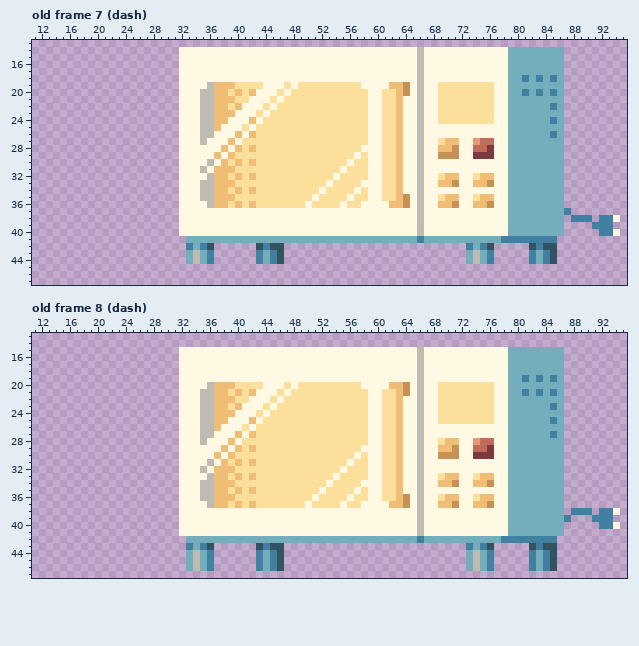
Two states of a pixel-art file, docs/img/renchin.ase. The picture above was drawn from the file before the commit.
96x48 pixels, 17 frames. Shown: old frame 7 (dash): x 11..95, y 13..47; old frame 8 (dash): x 11..95, y 13..47. The commit also changed other frames, which this record leaves out.
After:
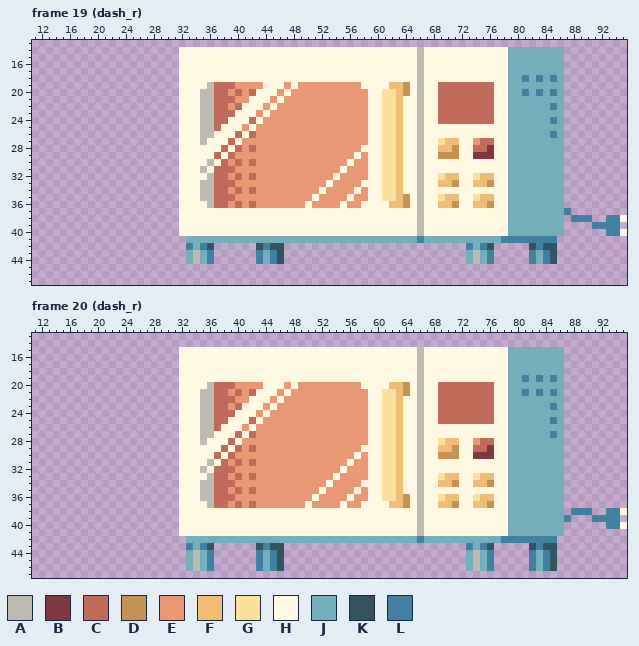
Palette (. is transparent): A #bebbb2  B #7d3840  C #c16c5b  D #c59154  E #e89973  F #f0bd77  G #fbdf9b  H #fff9e4  J #74adbb  K #32535f  L #4180a0
A new or re-ordered frame is compared with the old frame closest to it.
From old to new:
frames 17 -> 25
Changed rows in their new state; - is an unchanged pixel.
Frame 19 (dash_r) is new; against old frame 7 (dash), layer "Layer 1":
first column x 37:
19 CCCEEEE---E-EEEEEEEEE-----------CCCCCCCC-------------------
20 CCECEC---E-EEEEEEEEEEE----------CCCCCCCC-------------------
21 CCCEE---E-EEEEEEEEEEEE----------CCCCCCCC-------------------
22 CCEC---E-EEEEEEEEEEEEE----------CCCCCCCC-------------------
23 CCC---E-EEEEEEEEEEEEEE----------CCCCCCCC-------------------
24 CC---C-EEEEEEEEEEEEEEE----------CCCCCCCC-------------------
25 C---E-EEEEEEEEEEEEEEEE-------------------------------------
26 ---C-CEEEEEEEEEEEEEEEE-------------------------------------
27 --C-EEEEEEEEEEEEEEEEEE-------------------------------------
28 -C-CECEEEEEEEEEEEEEEE--------------------------------------
29 C-CEEEEEEEEEEEEEEEEE-E-------------------------------------
30 -CECECEEEEEEEEEEEEE-EE-------------------------------------
31 CCCEEEEEEEEEEEEEEE-EEE-------------------------------------
32 CCECECEEEEEEEEEEE-EEEE-------------------------------------
33 CCCEEEEEEEEEEEEE-EEEE--------------------------------------
34 CCECECEEEEEEEEE-EEEE-E-------------------------------------
35 CCCEEEEEEEEEEE-EEEE-EE-------------------------------------
36 CCECECEEEEEEE-EEEE-EE--------------------------------------
38 -------------------------------------------------------.-LH
39 ---------------------------------------------------------L-
40 -------------------------------------------------------.-LH
Frame 20 (dash_r) is new; against old frame 8 (dash), layer "Layer 1":
first column x 37:
20 CCCEEEE---E-EEEEEEEEE-----------CCCCCCCC-------------------
21 CCECEC---E-EEEEEEEEEEE----------CCCCCCCC-------------------
22 CCCEE---E-EEEEEEEEEEEE----------CCCCCCCC-------------------
23 CCEC---E-EEEEEEEEEEEEE----------CCCCCCCC-------------------
24 CCC---E-EEEEEEEEEEEEEE----------CCCCCCCC-------------------
25 CC---C-EEEEEEEEEEEEEEE----------CCCCCCCC-------------------
26 C---E-EEEEEEEEEEEEEEEE-------------------------------------
27 ---C-CEEEEEEEEEEEEEEEE-------------------------------------
28 --C-EEEEEEEEEEEEEEEEEE-------------------------------------
29 -C-CECEEEEEEEEEEEEEEE--------------------------------------
30 C-CEEEEEEEEEEEEEEEEE-E-------------------------------------
31 -CECECEEEEEEEEEEEEE-EE-------------------------------------
32 CCCEEEEEEEEEEEEEEE-EEE-------------------------------------
33 CCECECEEEEEEEEEEE-EEEE-------------------------------------
34 CCCEEEEEEEEEEEEE-EEEE--------------------------------------
35 CCECECEEEEEEEEE-EEEE-E-------------------------------------
36 CCCEEEEEEEEEEE-EEEE-EE-------------------------------------
37 CCECECEEEEEEE-EEEE-EE--------------------------------------
38 -------------------------------------------------------.-LH
39 ---------------------------------------------------------L-
40 -------------------------------------------------------.-LH
Where, in picture pixels (left, top, right, bottom), the same in both pictures:
changed: (214, 82, 368, 208)
changed: (438, 82, 494, 124)
changed: (599, 215, 627, 236)
changed: (214, 382, 368, 508)
changed: (438, 382, 494, 424)
changed: (599, 508, 627, 529)
